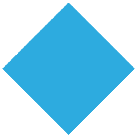
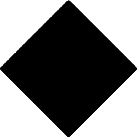
Revision of a layered 137 × 137 image; what changed, layer by layer:
added layer "Layer 13" above "Layer 9 copy 2" over [0, 0, 137, 137]
hid "Layer 9 copy 2" over [2, 3, 135, 135]
